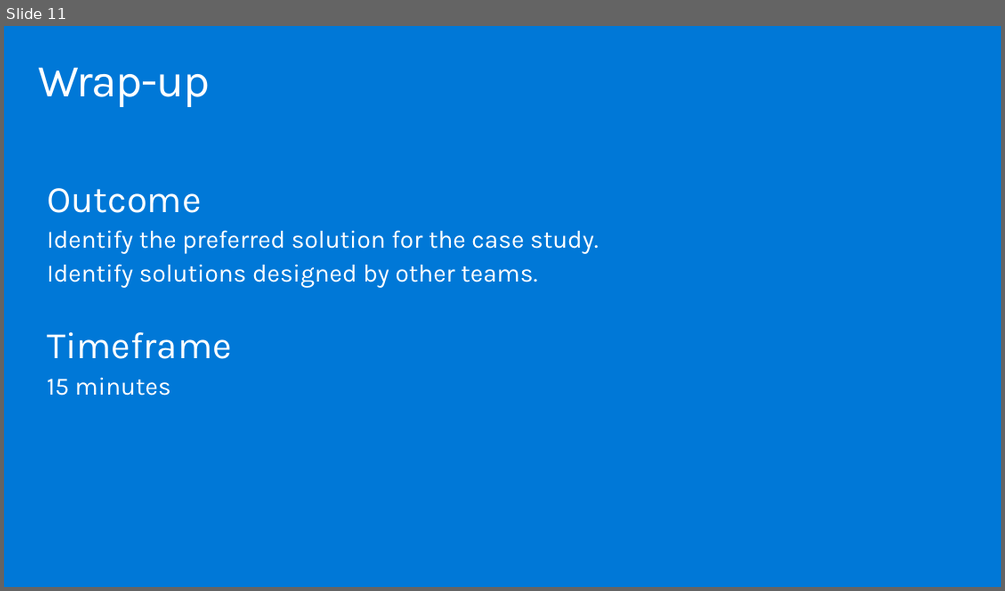
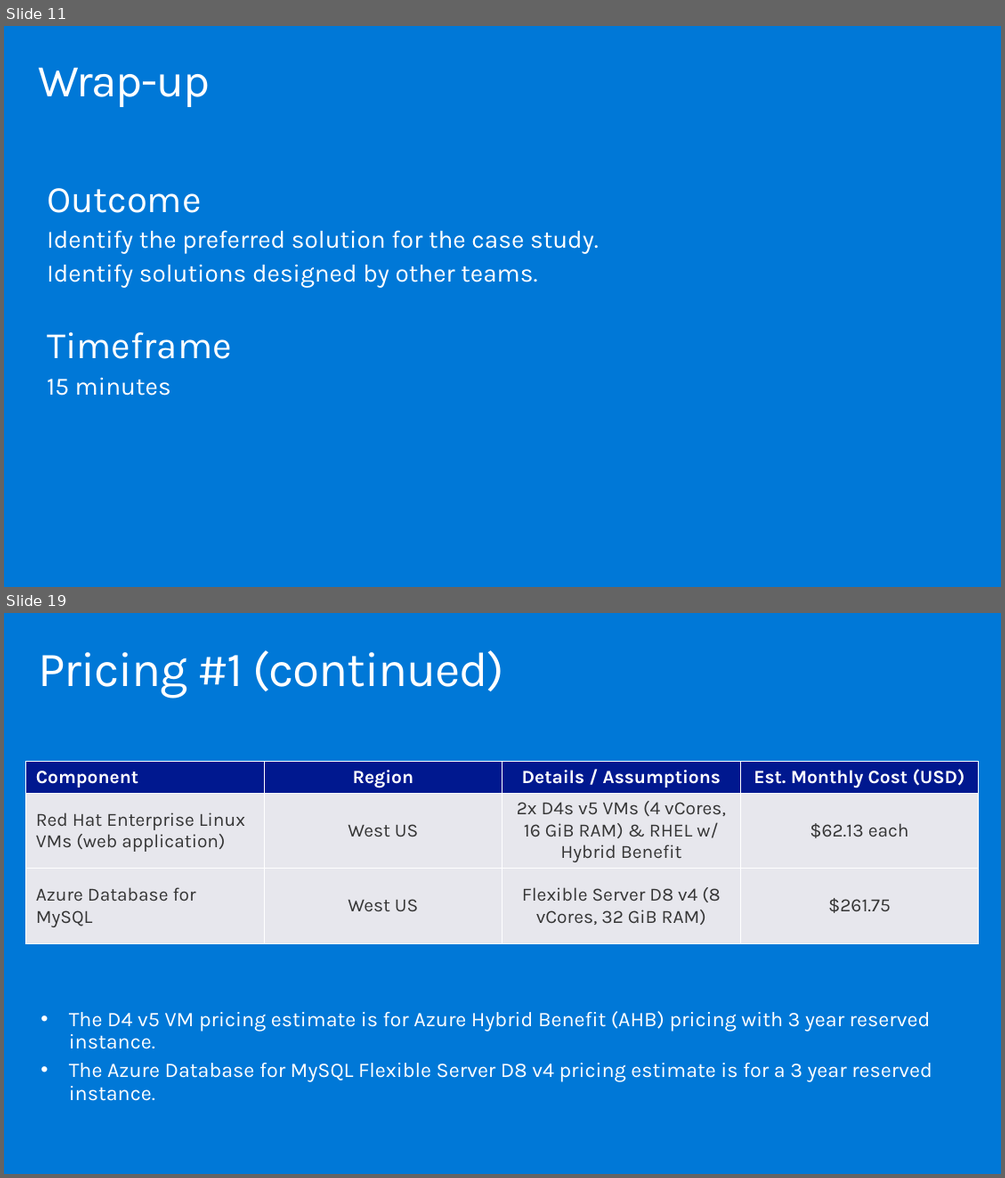
Before and after one commit to solliancenet/MCW-Migrate-Linux-OSS-DB-to-Azure, a slide deck: Whiteboard design session/WDS trainer presentation - Migrate and modernize case for Linux and OSS DB to Azure.pptx. Shown one above the other, each under a label of ours: slide 11 before the commit, slides 11 and 19 after it; the slides between them are not shown. The pictures are 1005x591 and 1005x1178 pixels, drawn with LibreOffice and Linux fonts; fonts in the diff are those of the drawing. Boxes give left, top, right and bottom in pixels: in the first picture for what was removed or moved away, otherwise in the second. Text is boxed around its words. In the diff, an @@ line names an element or a change of style, - is before the commit and + after.

```diff
--- a/Whiteboard design session/WDS trainer presentation - Migrate and modernize case for Linux and OSS DB to Azure.pptx
+++ b/Whiteboard design session/WDS trainer presentation - Migrate and modernize case for Linux and OSS DB to Azure.pptx
@@ slide 19 added at [4, 613, 1001, 1174], background #0078D7 @@
@@ title added at [38, 650, 504, 698], 47 pt, text #FFFFFF @@
+Pricing #1 (continued)
@@ table added at [25, 762, 979, 946], 3 rows, 4 columns @@
+Component | Region | Details / Assumptions | Est. Monthly Cost (USD)
+Red Hat Enterprise Linux VMs (web application) | West US | 2x D4s v5 VMs (4 vCores, 16 GiB RAM) & RHEL w/ Hybrid Benefit | $62.13 each
+Azure Database for MySQL | West US | Flexible Server D8 v4 (8 vCores, 32 GiB RAM) | $261.75
@@ text added at [69, 1011, 932, 1082], 20 pt, text #FFFFFF @@
+• The D4 v5 VM pricing estimate is for Azure Hybrid Benefit (AHB) pricing with 3 year reserved instance.
+• The Azure Database for MySQL Flexible Server D8 v4 pricing estimate is for a 3 year reserved instance.
```
Also in this commit, not shown: 1 slide changed, 23 other slides added, 17 slides removed, 3 other files.
